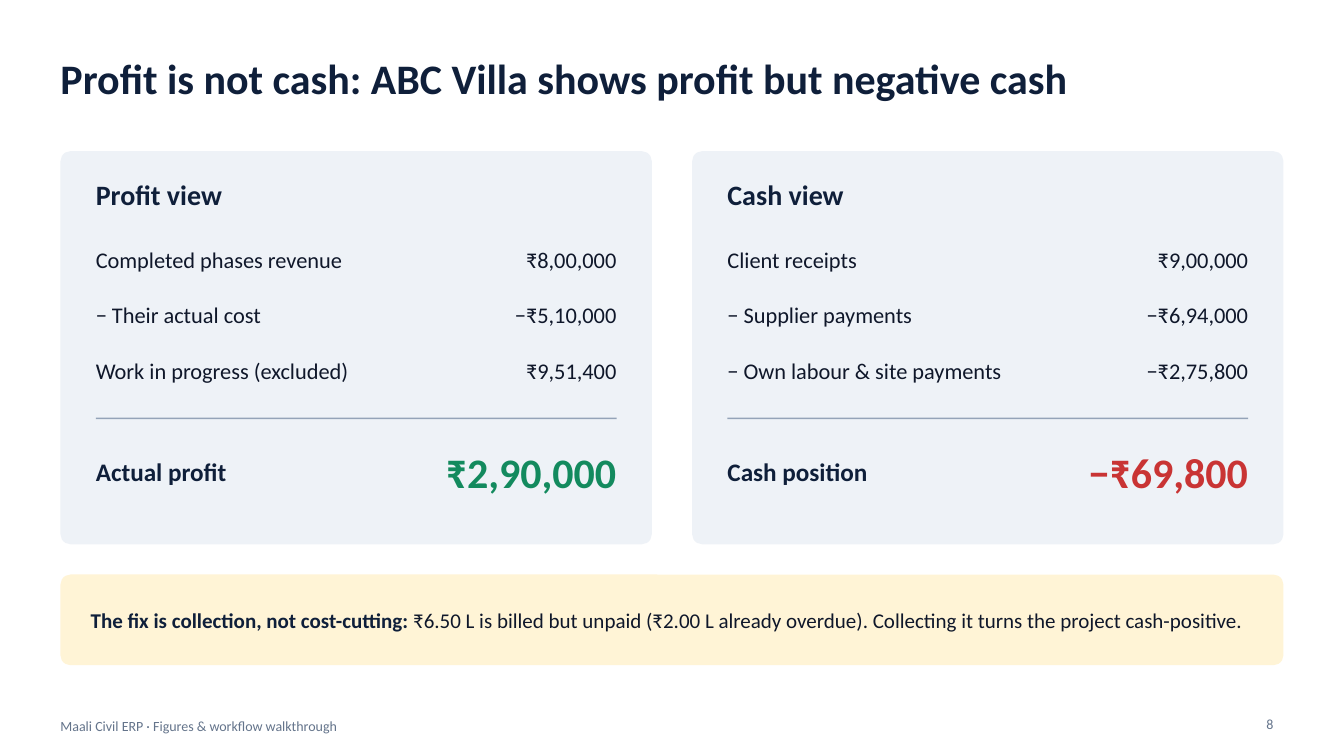
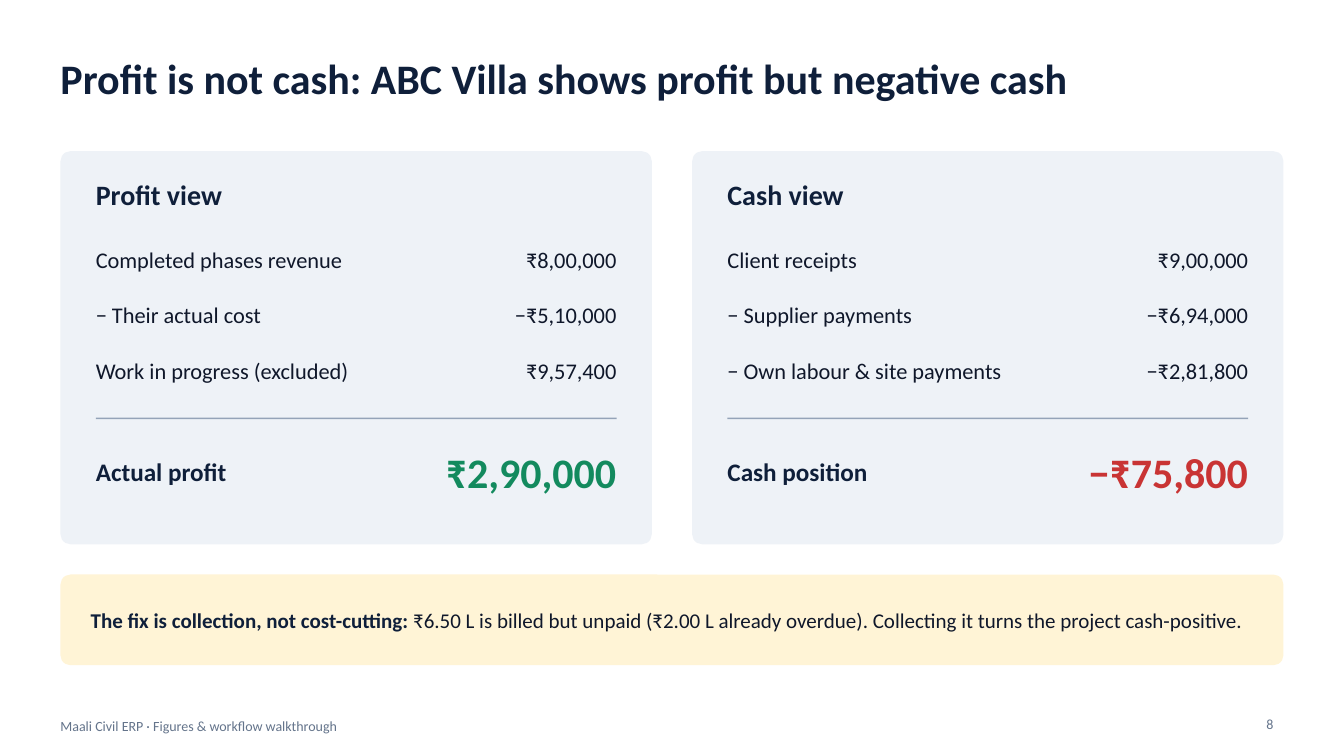
Before and after one commit to adetivedesk/Maali, a slide deck: slide 8 of docs/Maali_ERP_Figures_and_Workflow.pptx. Drawn at 1344x756 pixels with LibreOffice and Linux fonts; fonts in the diff are those of the drawing. Boxes give left, top, right and bottom in pixels: in the first picture for what was removed or moved away, otherwise in the second. Text is boxed around its words. In the diff, an @@ line names an element or a change of style, - is before the commit and + after.

```diff
--- a/docs/Maali_ERP_Figures_and_Workflow.pptx
+++ b/docs/Maali_ERP_Figures_and_Workflow.pptx
@@ text at [526,364,616,382]: text changed @@
-₹9,51,400
+₹9,57,400
@@ text at [1147,363,1248,382]: text changed @@
-−₹2,75,800
+−₹2,81,800
@@ text at [1089,459,1248,494]: text changed @@
-−₹69,800
+−₹75,800
```
Also in this commit, not shown: 7 other slides changed, 13 other files.
